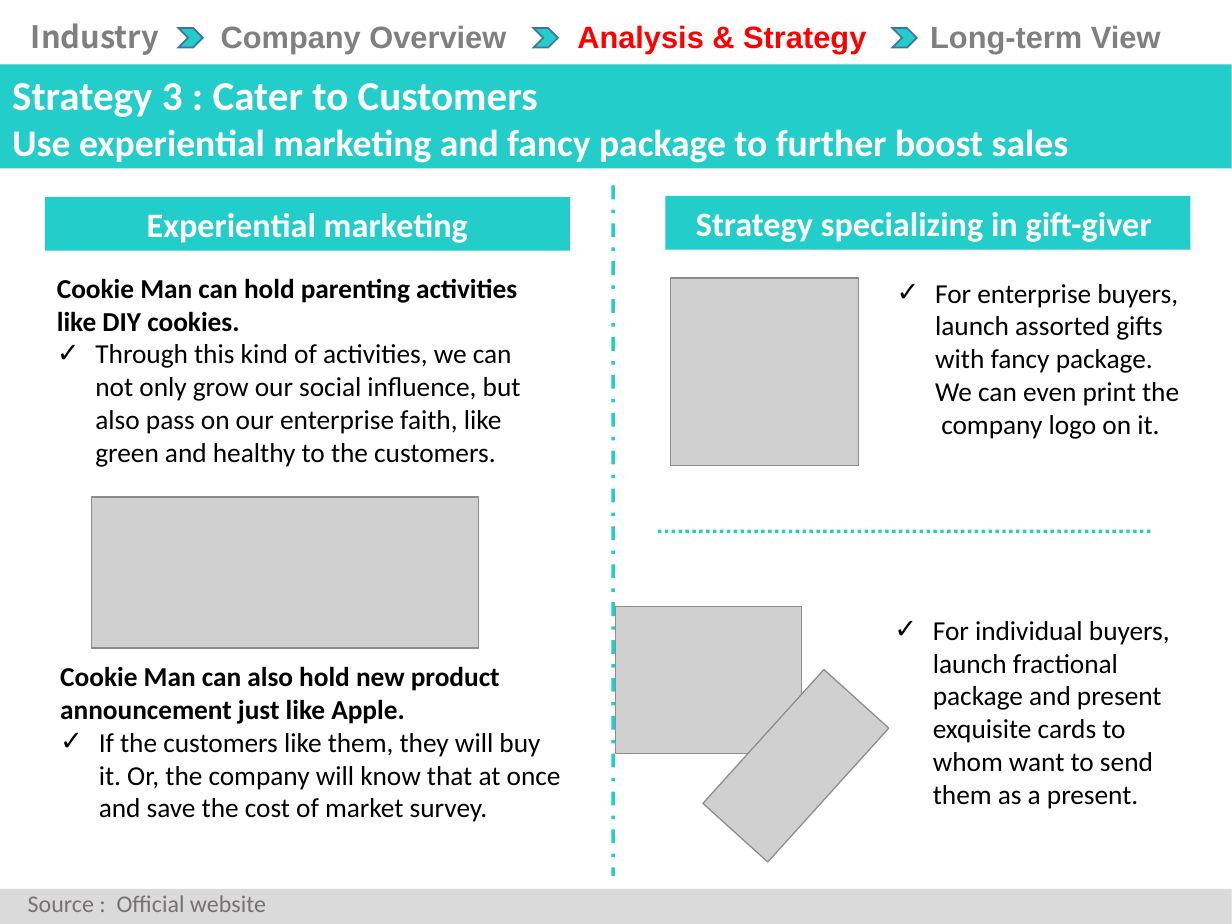
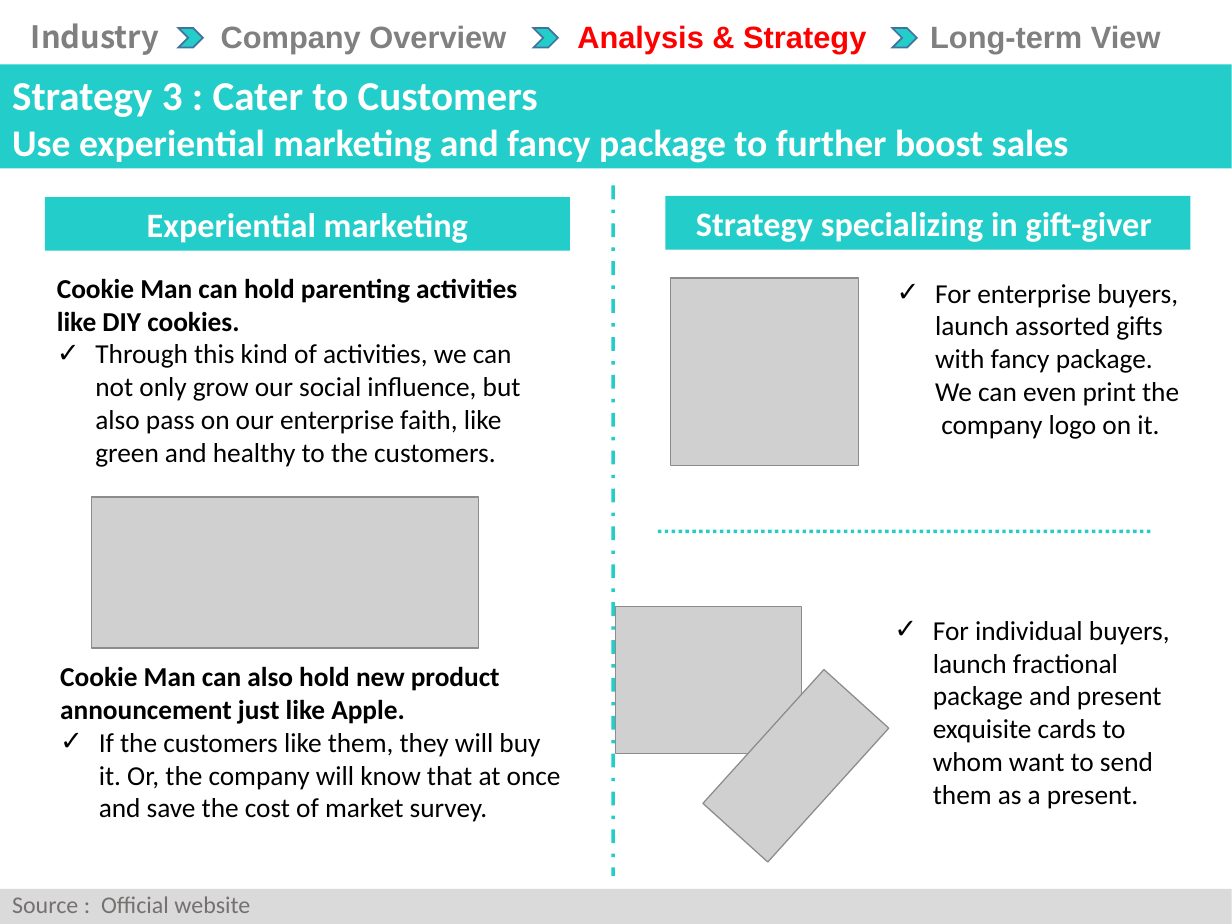
Before and after one commit to CHENXI-s1874351/-, a slide deck: slide 14 of 毕马威竞赛成果展示.pptx. Drawn at 1232x924 pixels with LibreOffice and Linux fonts; fonts in the diff are those of the drawing; grey boxes stand for pictures. Boxes give left, top, right and bottom in pixels: in the first picture for what was removed or moved away, otherwise in the second. Text is boxed around its words. In the diff, an @@ line names an element or a change of style, - is before the commit and + after.

```diff
--- a/毕马威竞赛成果展示.pptx
+++ b/毕马威竞赛成果展示.pptx
@@ text "Source : Official website": place and size @@
-text "Source : Official website" at (28,895,266,912)
+text "Source : Official website" at (12,896,250,913)
```
Also in this commit, not shown: 5 other slides changed.
